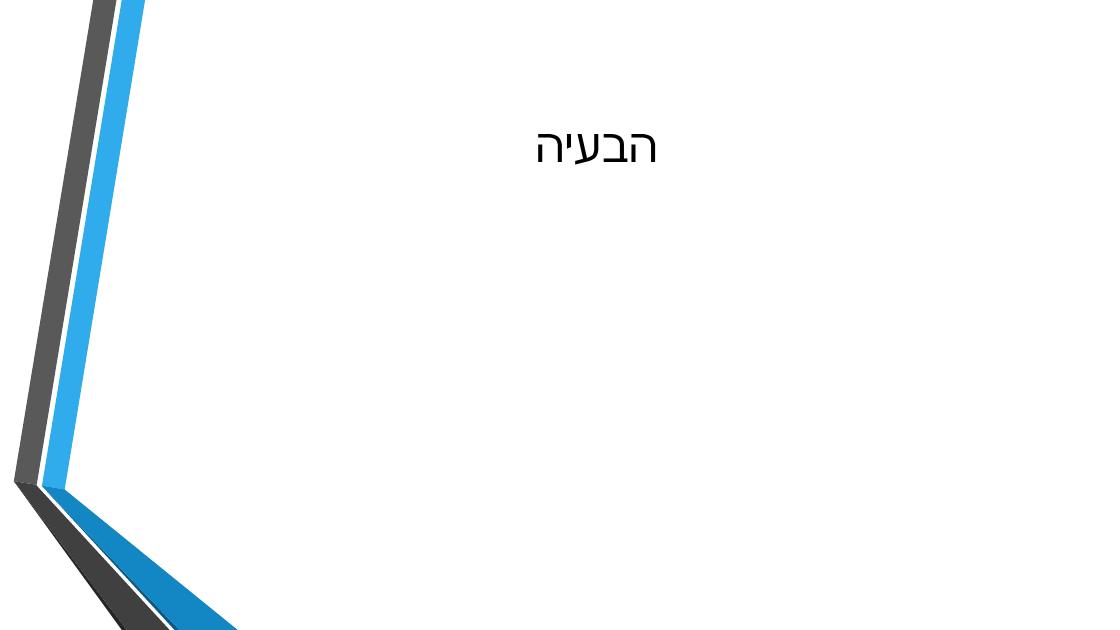
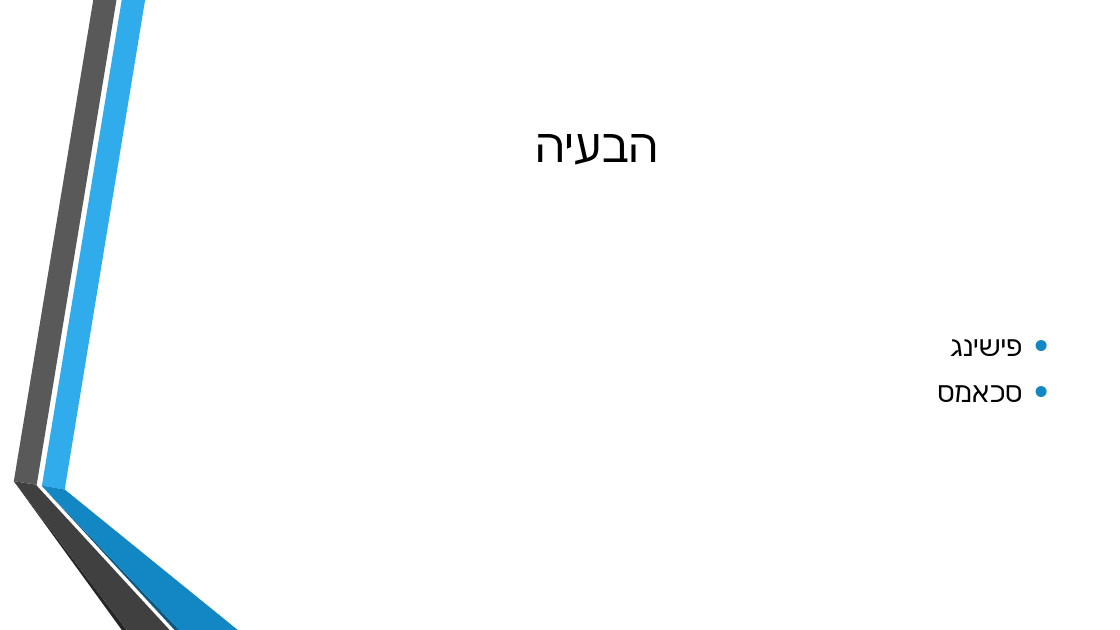
Before and after one commit to iftachshalev/domainChecker-, a slide deck: slide 2 of link check.pptx. Drawn at 1120x630 pixels with LibreOffice and Linux fonts; fonts in the diff are those of the drawing; background and template pictures are left out. Boxes give left, top, right and bottom in pixels: in the first picture for what was removed or moved away, otherwise in the second. Text is boxed around its words. In the diff, an @@ line names an element or a change of style, - is before the commit and + after.

```diff
--- a/link check.pptx
+++ b/link check.pptx
@@ text added at (x1=937, y1=339, x2=1022, y2=402), 24 pt, text #000000 @@
+• פישינג
+• סכאמס
```
Also in this commit, not shown: 4 other files.
